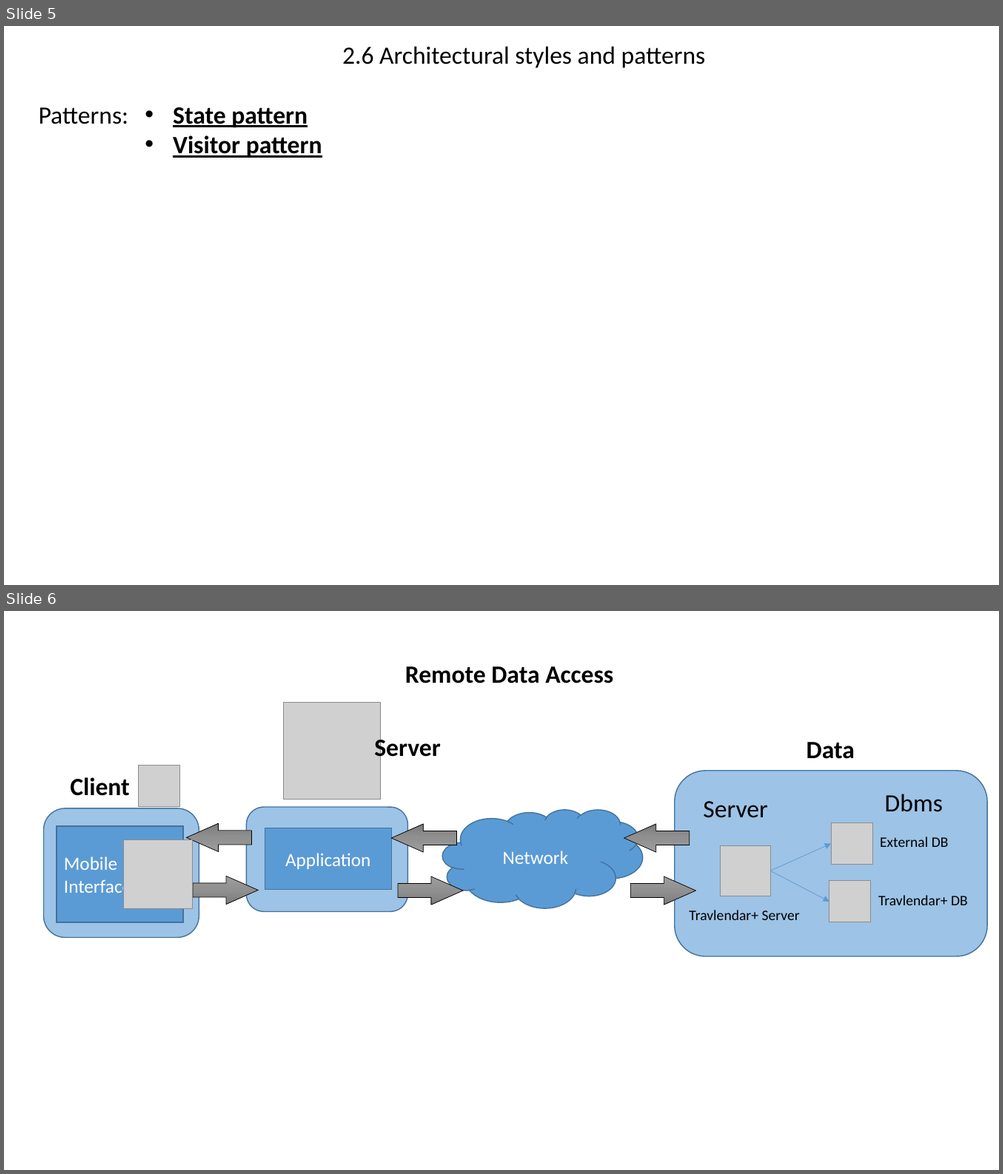
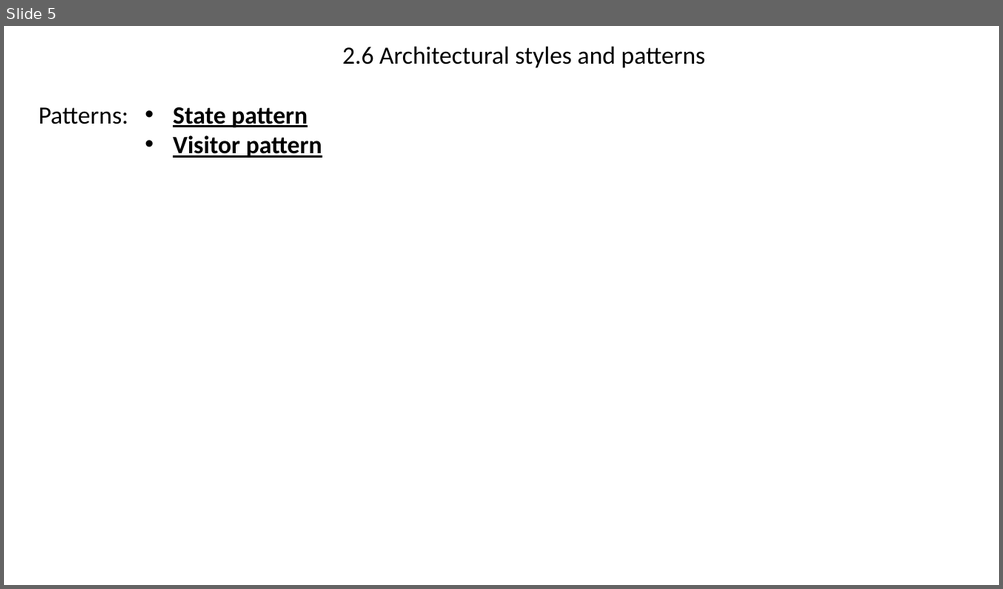
Before and after one commit to AndreaMazzeo289/RASD_DD_Travlendar, a slide deck: Design Documents/Architecture.pptx. Shown one above the other, each under a label of ours: slides 5 and 6 before the commit, slide 5 after it. The pictures are 1003x1174 and 1003x589 pixels, drawn with LibreOffice and Linux fonts; fonts in the diff are those of the drawing; grey boxes stand for pictures. Boxes give left, top, right and bottom in pixels: in the first picture for what was removed or moved away, otherwise in the second. Text is boxed around its words. In the diff, an @@ line names an element or a change of style, - is before the commit and + after.

```diff
--- a/Design Documents/Architecture.pptx
+++ b/Design Documents/Architecture.pptx
@@ slide 6 removed at [4,611,999,1170], background #FFFFFF @@
@@ text removed at [405,667,613,684] @@
-Remote Data Access
@@ picture removed at [284,703,381,800] @@
@@ text removed at [374,736,440,763] @@
-Server
@@ text removed at [806,742,854,759] @@
-Data
@@ picture removed at [138,766,180,807] @@
@@ text removed at [70,777,130,796] @@
-Client
@@ rounded rectangle removed at [674,771,987,957] @@
@@ rounded rectangle removed at [43,809,199,938] @@
@@ rounded rectangle removed at [247,807,407,911] @@
@@ cloud removed at [443,809,643,908] @@
-Network
@@ text removed at [703,801,767,818] @@
-Server
@@ text removed at [885,794,942,812] @@
-Dbms
@@ rectangle removed at [57,826,182,923] @@
-Mobile Interface
@@ right arrow removed at [186,823,251,852] @@
@@ rectangle removed at [265,828,391,889] @@
-Application
@@ right arrow removed at [391,824,456,853] @@
@@ right arrow removed at [624,824,689,853] @@
@@ picture removed at [831,823,873,865] @@
@@ picture removed at [123,840,192,908] @@
@@ picture removed at [720,846,770,896] @@
@@ arrow removed from (770, 871) to (831, 844) @@
@@ text removed at [879,837,948,847] @@
-External DB
@@ right arrow removed at [193,877,258,905] @@
@@ right arrow removed at [398,877,463,905] @@
@@ right arrow removed at [631,877,696,905] @@
@@ arrow removed from (770, 871) to (829, 902) @@
@@ picture removed at [829,881,871,923] @@
@@ text removed at [878,895,967,906] @@
-Travlendar+ DB
@@ text removed at [688,910,800,920] @@
-Travlendar+ Server
```
Also in this commit, not shown: 3 slides changed.
